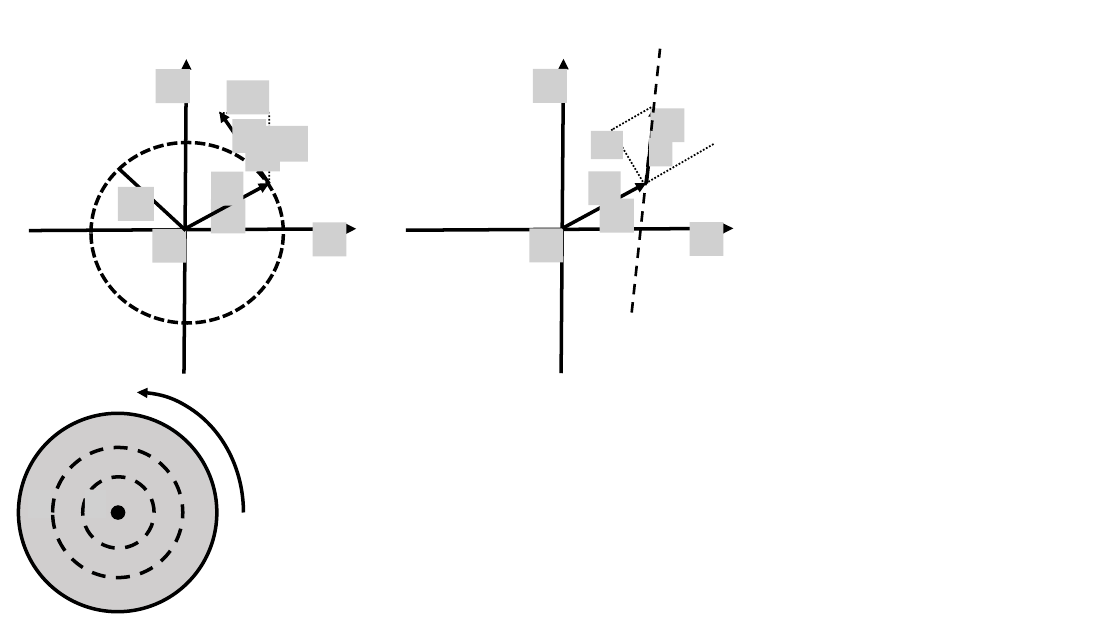
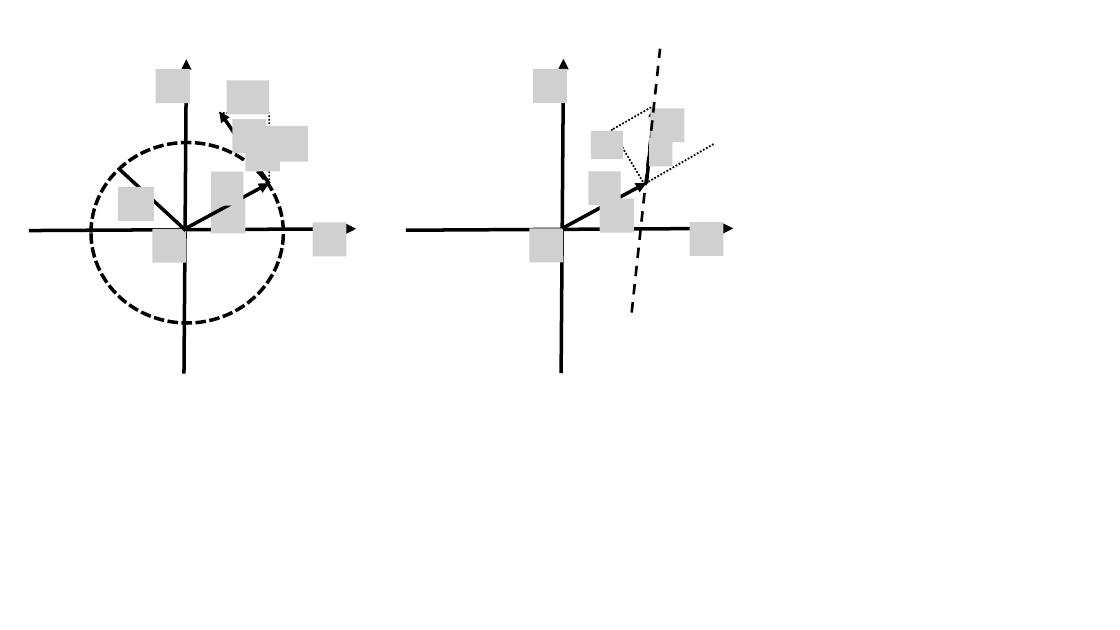
Before and after one commit to OSTP/PhysicsArtofModelling, a slide deck: slide 2 of tex/figures/RotationalDynamics/Figures.pptx. Drawn at 1120x630 pixels with LibreOffice and Linux fonts; fonts in the diff are those of the drawing; grey boxes stand for pictures. Boxes give left, top, right and bottom in pixels: in the first picture for what was removed or moved away, otherwise in the second. Text is boxed around its words. In the diff, an @@ line names an element or a change of style, - is before the commit and + after.

```diff
--- a/tex/figures/RotationalDynamics/Figures.pptx
+++ b/tex/figures/RotationalDynamics/Figures.pptx
@@ group removed at [18, 392, 244, 630]: 4 ellipses, 2 pictures, 1 arc (boxed as its full ellipse) @@
```
Also in this commit, not shown: 2 other slides changed, 7 slides added, 1 slide removed, 16 other files.
